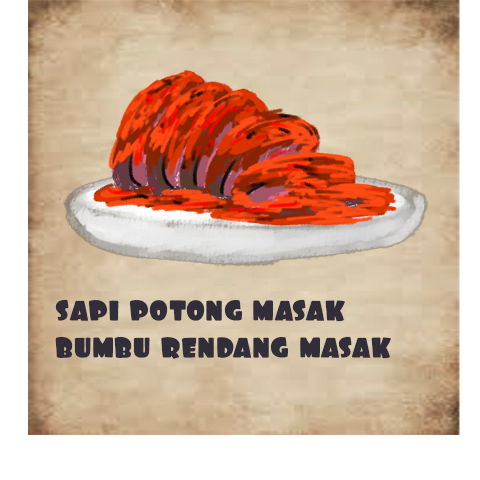
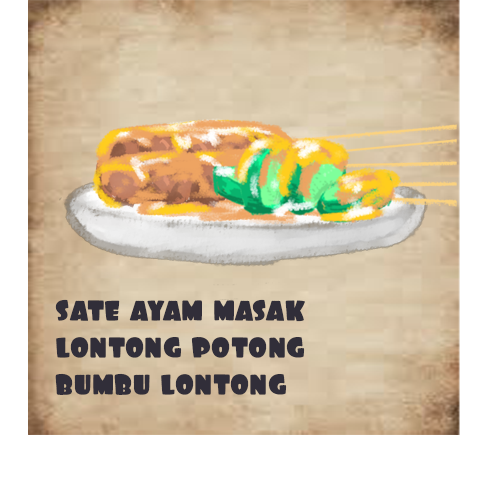
Comparing the layer stacks of the two (480, 480) images. Changes:
added layer "Layer 6" above "Layer 5" over [91,118,457,225]
hid "Layer 5", painted on it over [91,69,454,226]
added layer "bumbu lontong" above "lontong potong" over [55,373,287,395]
renamed "bumbu rendang masak" to "lontong potong", painted on it over [55,336,391,359]
renamed "sapi potong masak" to "sate ayam masak", painted on it over [87,299,345,322]
